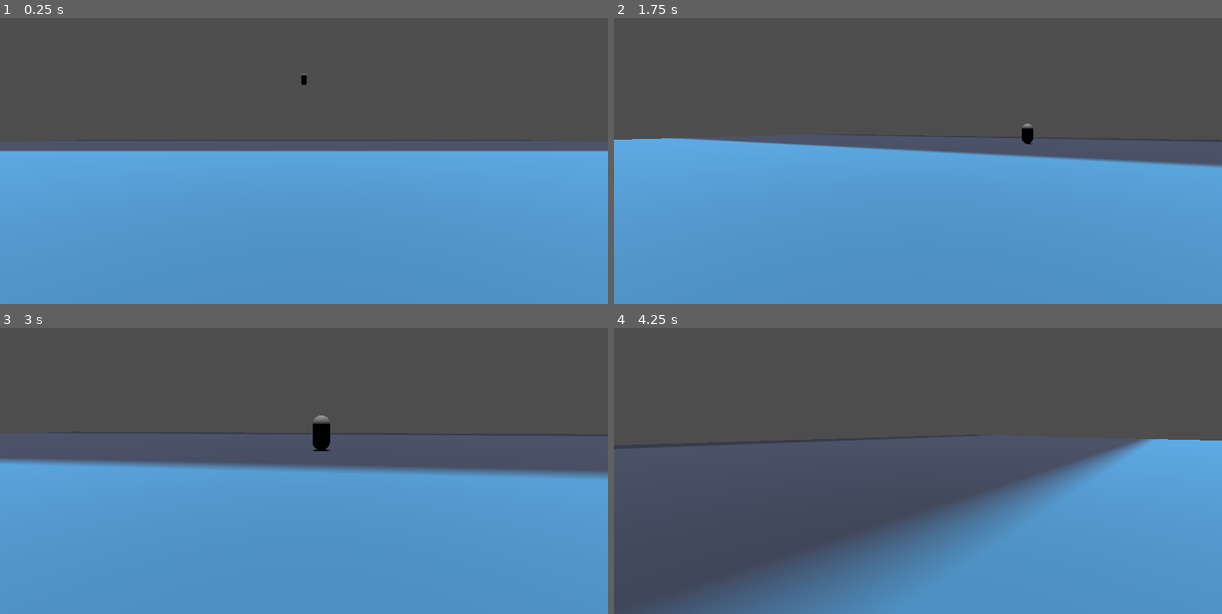
Above: before the commit, frames 1-4 (two rows, left to right).
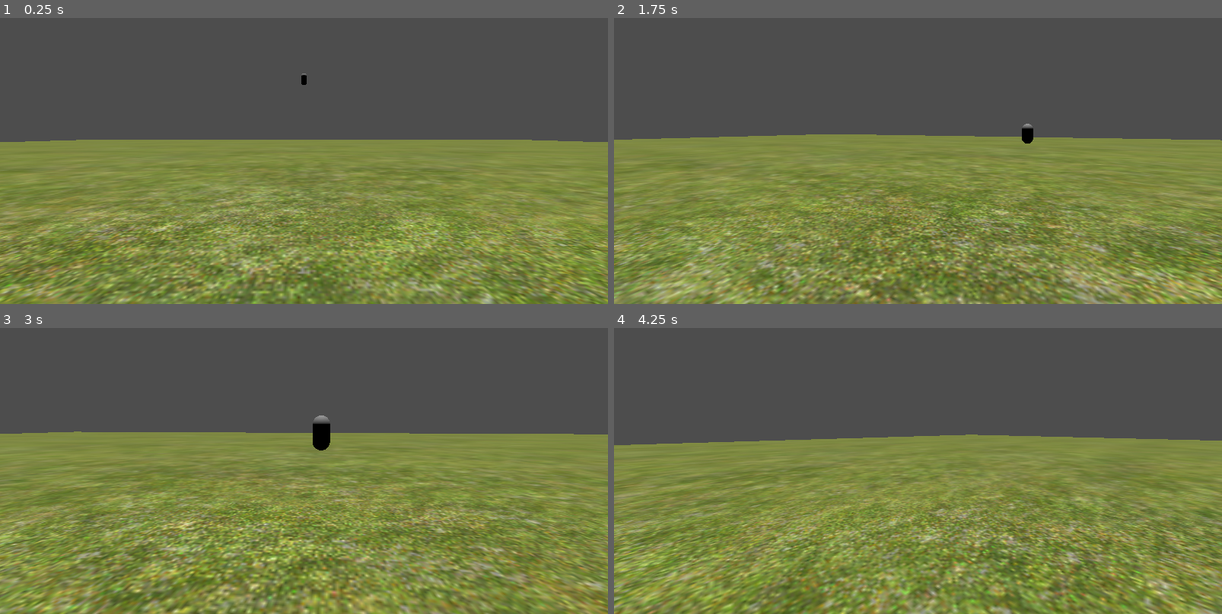
Above: after the commit, the same moments.

Repository: Sam23500/Thing-with-lewis
Game: Godot game, scene res://home.tscn
The game is run twice, just before and just after one commit, with the same random seed, the same clock (stepped at 60 frames per second) and the same inputs. The engine's default icon, where the game draws it, is replaced by a stand-in: a white triangle on a blue panel in a dark square.
Inputs (mouse positions are in pixels of both pictures, inside the frame that each line leads up to):
- Up to frame 1 (0.25 s): no input
- Up to frame 2 (1.75 s): tap Enter at 0.5 s; move the mouse to (948, 132) at 0.52 s; hold W (move_forward) from 0.53 s (still down); tap Space (jump) at 0.77, 1.52 s; move the mouse to (887, 135) at 1.27 s
- Up to frame 3 (3 s): keep holding W (move_forward); move the mouse to (316, 436) at 2.02 s; move the mouse to (297, 448) at 2.77 s
- Up to frame 4 (4.25 s): keep holding W (move_forward); tap Space (jump) at 3.02, 3.77 s; move the mouse to (960, 448) at 3.52 s

The runs differ from the first frame. In frame 1, 57% of the frame differs, in the area x 0-100%, y 42-100%; in frame 2, 58%; in frame 3, 63%, in the area x 0-100%, y 36-100%; in frame 4, 61%.

Commit message:
Change ground to grass texture

Diff:
--- a/home.tscn
+++ b/home.tscn
@@ -1,17 +1,20 @@
 [gd_scene format=3 uid="uid://6bxlbudey1fi"]
 
-[ext_resource type="Texture2D" uid="uid://ddxmxgyyfy8mn" path="res://icon.svg" id="1_1ey7h"]
+[ext_resource type="Texture2D" uid="uid://gt7te8vtul78" path="res://grass1.png" id="1_o1ld7"]
 [ext_resource type="PackedScene" uid="uid://diygwv781k3tm" path="res://player.tscn" id="2_1ey7h"]
 [ext_resource type="Script" uid="uid://dv4owhojygfr3" path="res://enemy_test.gd" id="3_o1ld7"]
 
 [sub_resource type="WorldBoundaryShape3D" id="WorldBoundaryShape3D_j0o1r"]
 
 [sub_resource type="StandardMaterial3D" id="StandardMaterial3D_o1ld7"]
-albedo_texture = ExtResource("1_1ey7h")
+shading_mode = 0
+specular_mode = 2
+albedo_texture = ExtResource("1_o1ld7")
+uv1_scale = Vector3(6, 6, 6)
 
-[sub_resource type="BoxMesh" id="BoxMesh_j0o1r"]
+[sub_resource type="PlaneMesh" id="PlaneMesh_2ayvv"]
 material = SubResource("StandardMaterial3D_o1ld7")
-size = Vector3(100, 0, 100)
+size = Vector2(100, 100)
 
 [sub_resource type="CapsuleShape3D" id="CapsuleShape3D_1ey7h"]
 
@@ -26,7 +29,7 @@
 shape = SubResource("WorldBoundaryShape3D_j0o1r")
 
 [node name="MeshInstance3D" type="MeshInstance3D" parent="Floor" unique_id=978873937]
-mesh = SubResource("BoxMesh_j0o1r")
+mesh = SubResource("PlaneMesh_2ayvv")
 
 [node name="Player" parent="." unique_id=206444926 groups=["player"] instance=ExtResource("2_1ey7h")]
 
--- a/project.godot
+++ b/project.godot
@@ -60,3 +60,4 @@
 [rendering]
 
 rendering_device/driver.windows="d3d12"
+renderer/canvas_textures/default_texture_filter=1
Binary file added: grass1.png
Not shown, added: grass1.png.import
